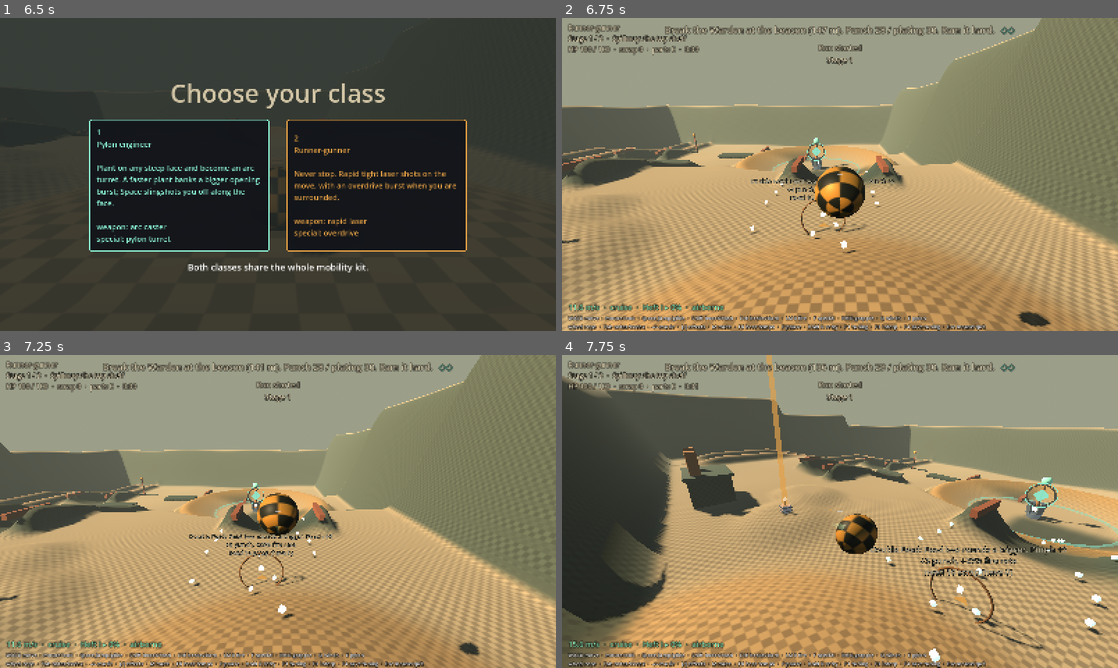
Above: before the commit, frames 1-4 (two rows, left to right).
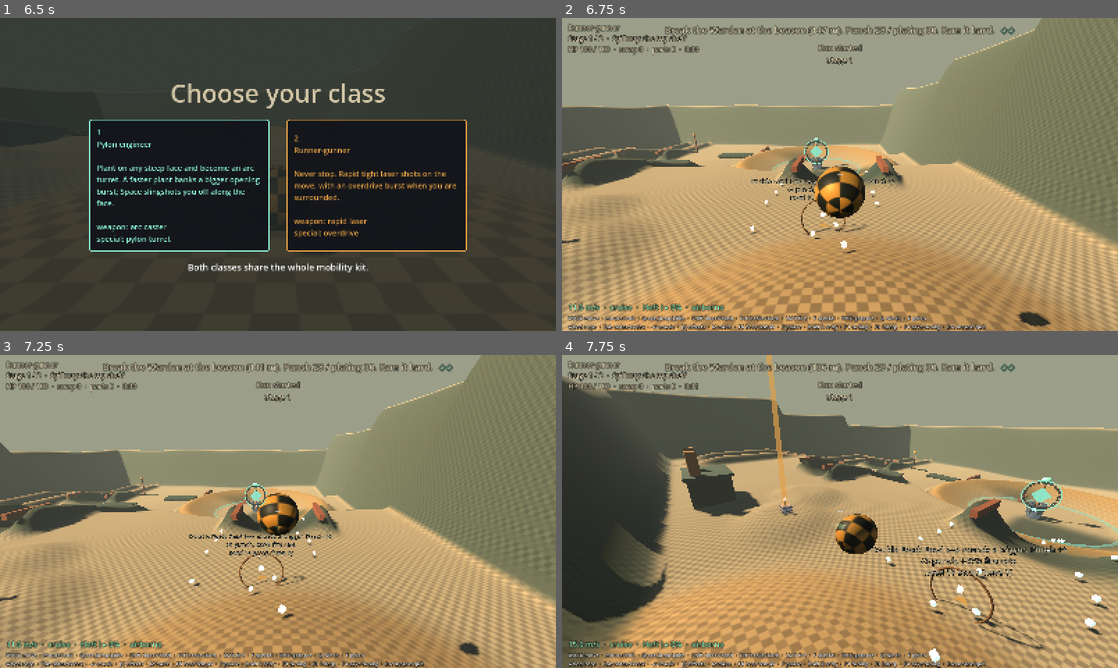
Above: after the commit, the same moments.

Repository: bananahana720/scrapkeep
Game: Godot game, scene res://main.tscn
Same seed, same stepped clock (60 frames per second), same inputs: the game is played once before the commit and once after it.
Inputs (mouse positions are in pixels of both pictures, inside the frame that each line leads up to):
- Up to frame 1 (6.5 s): tap Enter at 0.5, 2, 3.5, 5.1 s; move the mouse to (400, 158) at 0.52 s; hold D (cl_right) 0.53-1.25 s; tap Shift (cl_boost) at 0.6 s; click (400, 158) at 0.67 s; tap Space (cl_jump) at 0.77, 1.25, 2.75, 3.77, 4.25 s; drag from (166, 190) to (250, 237) at 1.27 s; move the mouse to (333, 105) at 2.02 s; hold D (cl_right) 2.03-2.75 s; tap E (cl_mount) at 2.1 s; drag from (250, 237) to (111, 127) at 2.77 s; move the mouse to (444, 221) at 3.52 s; hold A (cl_left) 3.53-4.25 s; tap F (cl_special) at 3.6 s; drag from (111, 127) to (194, 96) at 4.27 s; move the mouse to (305, 174) at 5.02 s; hold S (cl_back) 5.03-5.75 s; click (305, 174) at 5.17 s; drag from (194, 96) to (166, 190) at 5.77 s
- Up to frame 2 (6.75 s): move the mouse to (962, 158) at 6.52 s; hold W (cl_forward) from 6.53 s (still down); tap 2 at 6.6 s
- Up to frame 3 (7.25 s): keep holding W (cl_forward); tap Space (cl_jump) at 6.77 s
- Up to frame 4 (7.75 s): keep holding W (cl_forward); move the mouse to (812, 511) at 7.27 s; tap N at 7.35 s; click (812, 511) at 7.42 s; tap Space (cl_jump) at 7.52 s

Frame 1 is identical in both runs. In frame 2, 0.1% of the frame differs, in the area x 43-48%, y 38-47%; in frame 3, 0.1%; in frame 4, 0.3%, in the area x 82-90%, y 40-51%.

Commit message:
combat A2: Warden vents above the jaws, amber that stays amber
Windowed QA (shots3) showed the stage 2 vent caps hidden inside the jaws and
their plumes invisible against the sand, and the magnet and core glows blowing
out to white. Plumes now rise 6 m, 0.55-0.7 opaque, topped by a lit crown
ring above the jaw tops against the sky; cap and magnet emission lowered so
amber reads as amber; badge max scale 3.2 for the 150 m drop; core rest glow
1.2. Visual nodes only; no collider or combat number changed.

Co-Authored-By: Claude Opus 5.5 (1M context) <noreply@anthropic.com>

Diff:
--- a/sketches/core-loop/src/combat/warden_look.gd
+++ b/sketches/core-loop/src/combat/warden_look.gd
@@ -39,12 +39,12 @@
 const BADGE_RADIUS := 2.2
 const BADGE_SEGMENTS := 24
 const BADGE_NEAR := 50.0
-const BADGE_MAX_SCALE := 2.4
+const BADGE_MAX_SCALE := 3.2
 const MARKER_SIZE := 1.9
 const MARKER_FADE_FAR := 20.0
 const MARKER_FADE_NEAR := 12.0
 const BADGE_PRIORITY := 30
-const PLUME_HEIGHT := 4.2
+const PLUME_HEIGHT := 6.0
 const TURN_RATE := 3.0
 
 var warden
@@ -150,7 +150,7 @@
 
 
 func _build_core() -> void:
-	_core_material = _glow(EventKinds.color("beacon_charge_changed"), 3.0)
+	_core_material = _glow(EventKinds.color("beacon_charge_changed"), 1.2)
 	var sphere := SphereMesh.new()
 	sphere.radius = CORE_RADIUS
 	sphere.height = CORE_RADIUS * 2.0
@@ -195,8 +195,8 @@
 
 
 func _build_caps() -> void:
-	_cap_material = _glow(Palette.AMBER, 3.0)
-	_plume_material = _flat(Palette.AMBER, 0.28)
+	_cap_material = _glow(Palette.AMBER, 2.2)
+	_plume_material = _flat(Palette.AMBER, 0.6)
 	for cap in warden.cap_points():
 		var local: Vector3 = cap - warden.global_position
 		var dome := SphereMesh.new()
@@ -204,11 +204,17 @@
 		dome.height = 1.05
 		dome.is_hemisphere = true
 		_mesh(dome, _cap_material, Vector3(local.x, _ground + DECK_HEIGHT, local.z))
+		# The jaws hide the deck from the ground, so each vent announces itself above
+		# them, against the sky: a heat plume topped by a lit crown ring.
 		var plume := CylinderMesh.new()
-		plume.top_radius = 0.15
-		plume.bottom_radius = 0.75
+		plume.top_radius = 0.45
+		plume.bottom_radius = 0.8
 		plume.height = PLUME_HEIGHT
-		_mesh(plume, _plume_material, Vector3(local.x, _ground + DECK_HEIGHT + 1.0 + PLUME_HEIGHT * 0.5, local.z))
+		_mesh(plume, _plume_material, Vector3(local.x, _ground + DECK_HEIGHT + 0.5 + PLUME_HEIGHT * 0.5, local.z))
+		var crown := TorusMesh.new()
+		crown.inner_radius = 0.45
+		crown.outer_radius = 0.85
+		_mesh(crown, _cap_material, Vector3(local.x, _ground + DECK_HEIGHT + 0.5 + PLUME_HEIGHT, local.z))
 
 
 func _build_magnet() -> void:
@@ -254,9 +260,10 @@
 
 
 func _update_core() -> void:
-	var energy: float = 3.0 + 5.0 * warden.charge_fraction()
+	# Kept low enough that the core keeps its colour instead of blowing out to white.
+	var energy: float = 1.2 + 2.0 * warden.charge_fraction()
 	if warden.unplated_by_magnet():
-		energy = 1.0 + 6.0 * absf(sin(Time.get_ticks_msec() * 0.02))
+		energy = 0.4 + 2.6 * absf(sin(Time.get_ticks_msec() * 0.02))
 	_core_material.emission_energy_multiplier = energy
 
 
@@ -282,8 +289,8 @@
 func _update_caps(delta: float) -> void:
 	if _cap_material == null:
 		return
-	_cap_material.emission_energy_multiplier = move_toward(_cap_material.emission_energy_multiplier, 3.0, delta * 8.0)
-	_plume_material.albedo_color.a = 0.22 + 0.1 * sin(Time.get_ticks_msec() * 0.006)
+	_cap_material.emission_energy_multiplier = move_toward(_cap_material.emission_energy_multiplier, 2.2, delta * 8.0)
+	_plume_material.albedo_color.a = 0.55 + 0.15 * sin(Time.get_ticks_msec() * 0.006)
 
 
 func _update_magnet() -> void:
@@ -305,4 +312,4 @@
 	var tugging: bool = warden.state_name() == "tug"
 	_magnet_material.albedo_color = Palette.AMBER if tugging else Palette.SAND
 	_magnet_material.emission = Palette.AMBER if tugging else Palette.SAND
-	_magnet_material.emission_energy_multiplier = 5.0 if tugging else 0.4 + 2.0 * out
+	_magnet_material.emission_energy_multiplier = 2.4 if tugging else 0.4 + 1.2 * out
